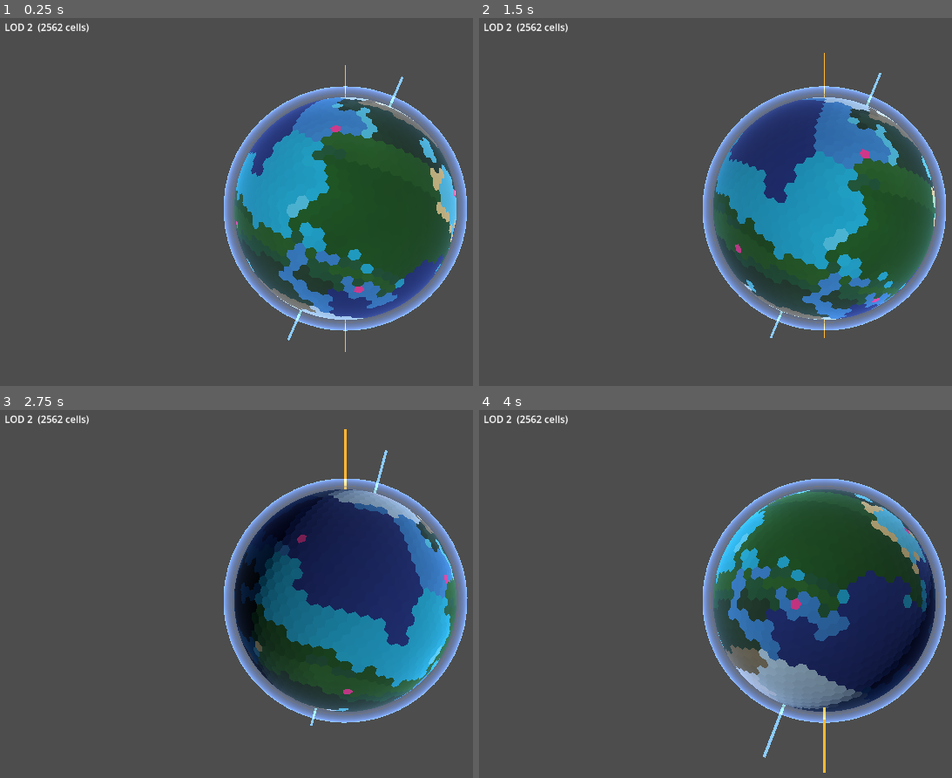
Above: before the commit, frames 1-4 (two rows, left to right).
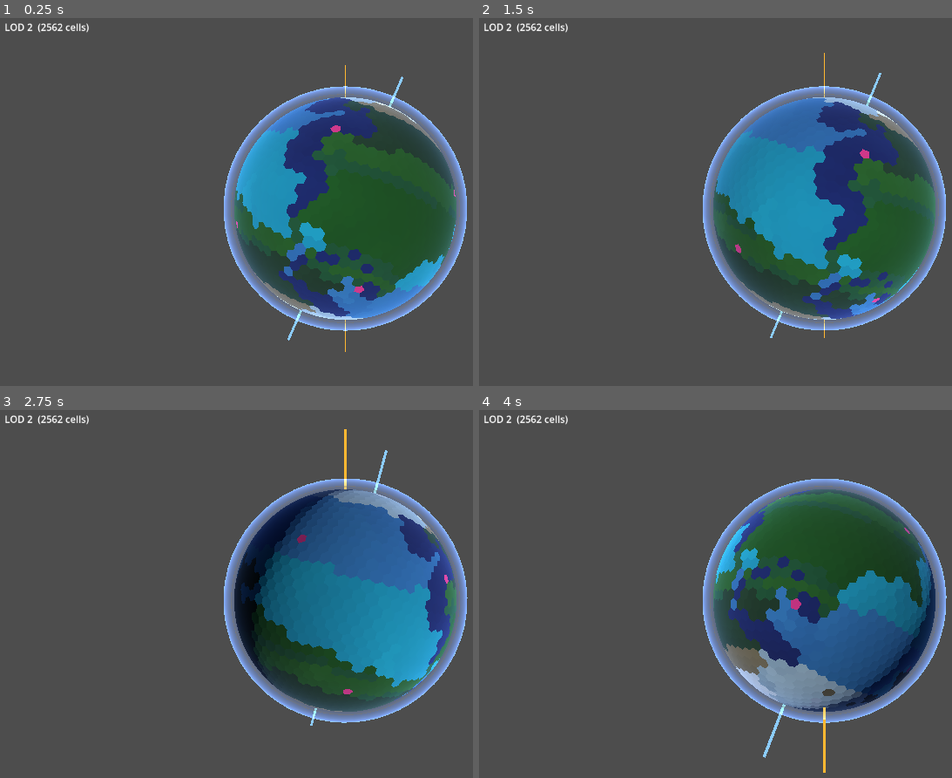
Above: after the commit, the same moments.

Repository: Halfwhit/hex-planet-gen
Game: Godot game, scene res://scenes/Main.tscn
Same seed, same stepped clock (60 frames per second), same inputs: the game is played once before the commit and once after it.
Inputs (mouse positions are in pixels of both pictures, inside the frame that each line leads up to):
- Up to frame 1 (0.25 s): no input
- Up to frame 2 (1.5 s): tap Enter at 0.5 s; move the mouse to (outside the picture) at 0.52 s; tap E at 0.6 s; click (outside the picture) at 0.67 s; drag from (687, 227) to (791, 286) at 1.27 s
- Up to frame 3 (2.75 s): move the mouse to (416, 513) at 2.02 s; tap E at 2.1 s; click (416, 513) at 2.17 s
- Up to frame 4 (4 s): drag from (791, 678) to (616, 542) at 2.77 s; move the mouse to (outside the picture) at 3.52 s; tap E at 3.6 s; click (outside the picture) at 3.67 s

The runs differ from the first frame. In frame 1, 6.0% of the frame differs, in the area x 52-97%, y 21-82%; in frame 2, 7.1%; in frame 3, 9.0%, in the area x 49-97%, y 23-82%; in frame 4, 8.2%.

Commit message:
Stop tectonic boundary effects bleeding across plate boundaries
The iterative relaxation had no constraint on which plate a propagated
effect could travel into, so a mountain built at the A-B boundary would
spread into plate B's cells as well as plate A's.

Add a same-plate guard in the inner loop: propagation is skipped
whenever the source cell belongs to a different plate. Each plate's
tectonic effect now spreads only within its own territory.

Co-Authored-By: Claude Sonnet 4.6 <noreply@anthropic.com>

Diff:
--- a/scripts/HexPlanet.gd
+++ b/scripts/HexPlanet.gd
@@ -359,6 +359,10 @@
 		var any_change: bool = false
 		for vi: int in n_verts:
 			for vj: int in (adj[vi] as Array):
+				# Never propagate across a plate boundary — each plate's
+				# tectonic effect should only spread within its own territory.
+				if cell_plate[vj] != cell_plate[vi]:
+					continue
 				var candidate: float = propagated[vj] * DECAY
 				if abs(candidate) > abs(propagated[vi]) + 0.002:
 					propagated[vi] = candidate
